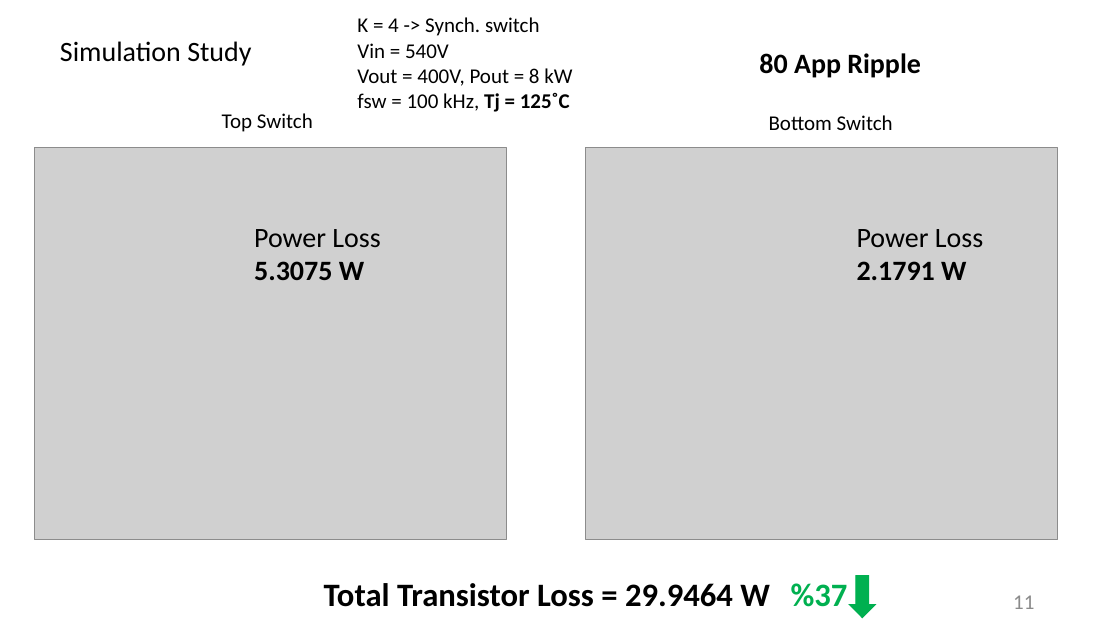
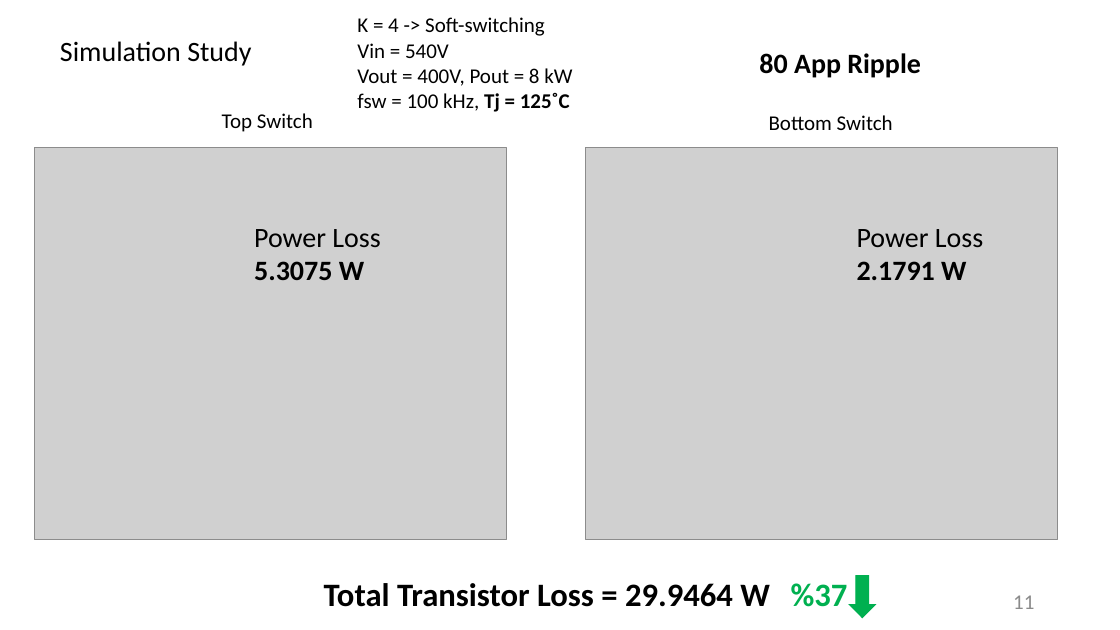
Before and after one commit to furkankarakaya/GaN-Studies, a slide deck: slide 11 of Weekly Reports/2019.09.04 - 2019.09.11 Report.pptx. Drawn at 1120x630 pixels with LibreOffice and Linux fonts; fonts in the diff are those of the drawing; grey boxes stand for pictures. Boxes give left, top, right and bottom in pixels: in the first picture for what was removed or moved away, otherwise in the second. Text is boxed around its words. In the diff, an @@ line names an element or a change of style, - is before the commit and + after.

```diff
--- a/Weekly Reports/2019.09.04 - 2019.09.11 Report.pptx
+++ b/Weekly Reports/2019.09.04 - 2019.09.11 Report.pptx
@@ text at (357,17,545,58): text changed @@
-K = 4 -> Synch. switch
-Vin = 540V
+K = 4 -> Soft-switching
+Vin = 540V
```
Also in this commit, not shown: 4 other slides changed, 10 slides added, 3 other files.
